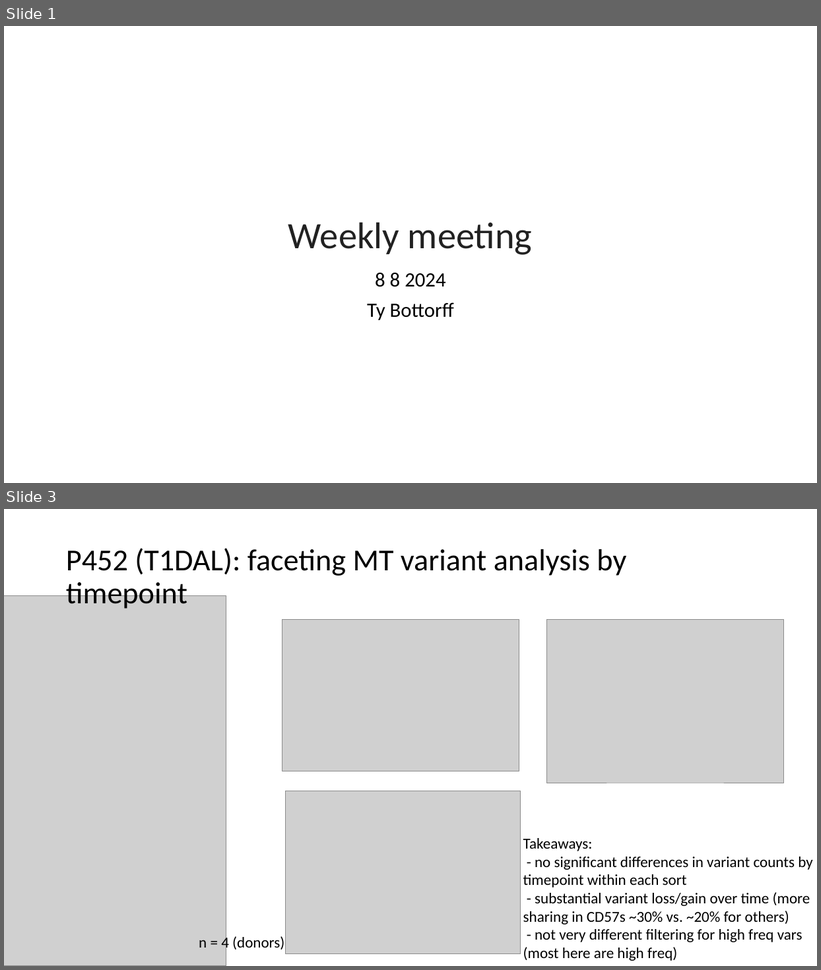
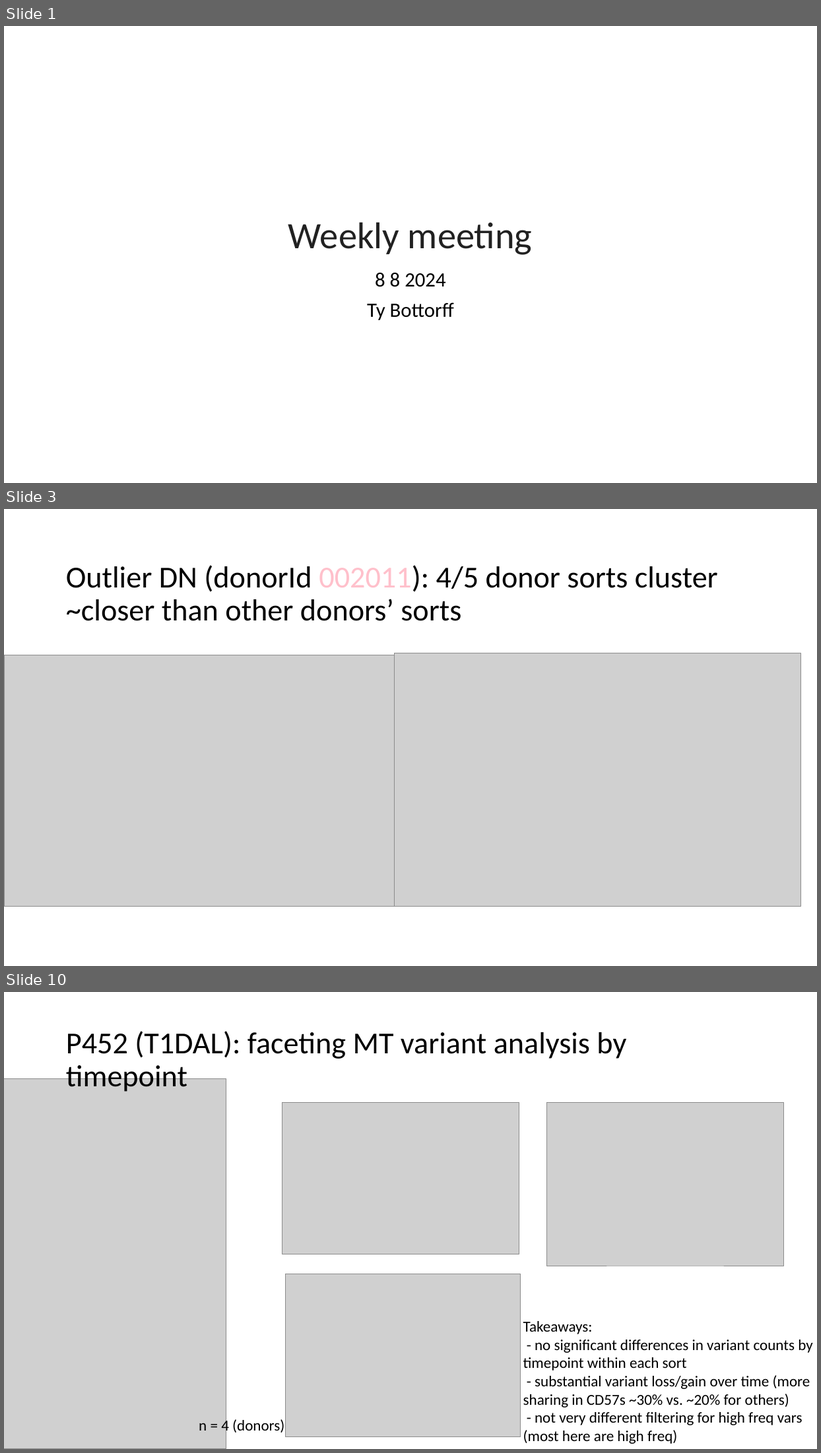
Before and after one commit to tybottorff/bottorffdocs, a slide deck: presentations/weekly_meetings/8_8_24.pptx. Shown one above the other, each under a label of ours: slides 1 and 3 before the commit, slides 1, 3 and 10 after it; the slides between them are not shown. The pictures are 821x970 and 821x1453 pixels, drawn with LibreOffice and Linux fonts; fonts in the diff are those of the drawing; grey boxes stand for pictures. Boxes give left, top, right and bottom in pixels: in the first picture for what was removed or moved away, otherwise in the second. Text is boxed around its words. In the diff, an @@ line names an element or a change of style, - is before the commit and + after.

```diff
--- a/presentations/weekly_meetings/8_8_24.pptx
+++ b/presentations/weekly_meetings/8_8_24.pptx
@@ slide 3 added at (4, 509, 817, 966), background #FFFFFF @@
@@ title added at (66, 565, 718, 621), 36 pt, text #000000 @@
+Outlier DN (donorId 002011): 4/5 donor sorts cluster ~closer than other donors’ sorts
@@ picture added at (4, 656, 395, 908) @@
@@ picture added at (395, 654, 801, 908) @@
@@ what was slide 3 is now slide 10 @@
```
Also in this commit, not shown: 2 slides changed, 5 other slides added, 2 slides removed.
